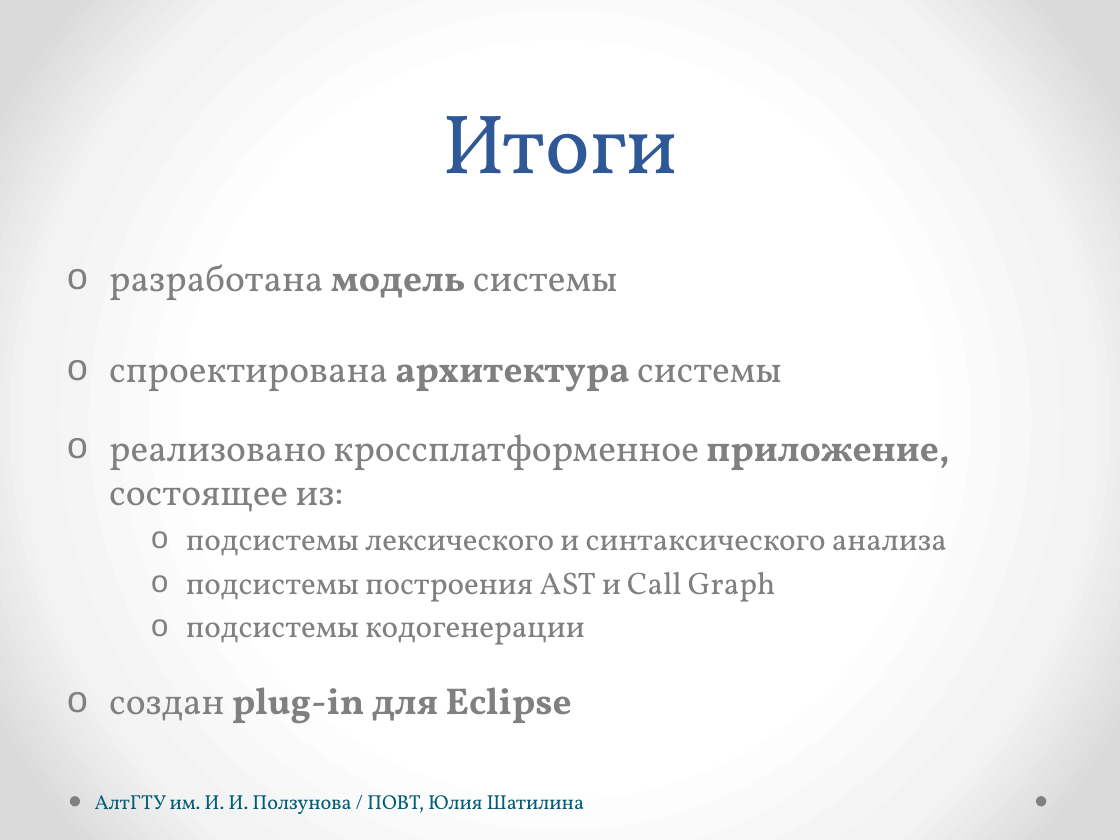
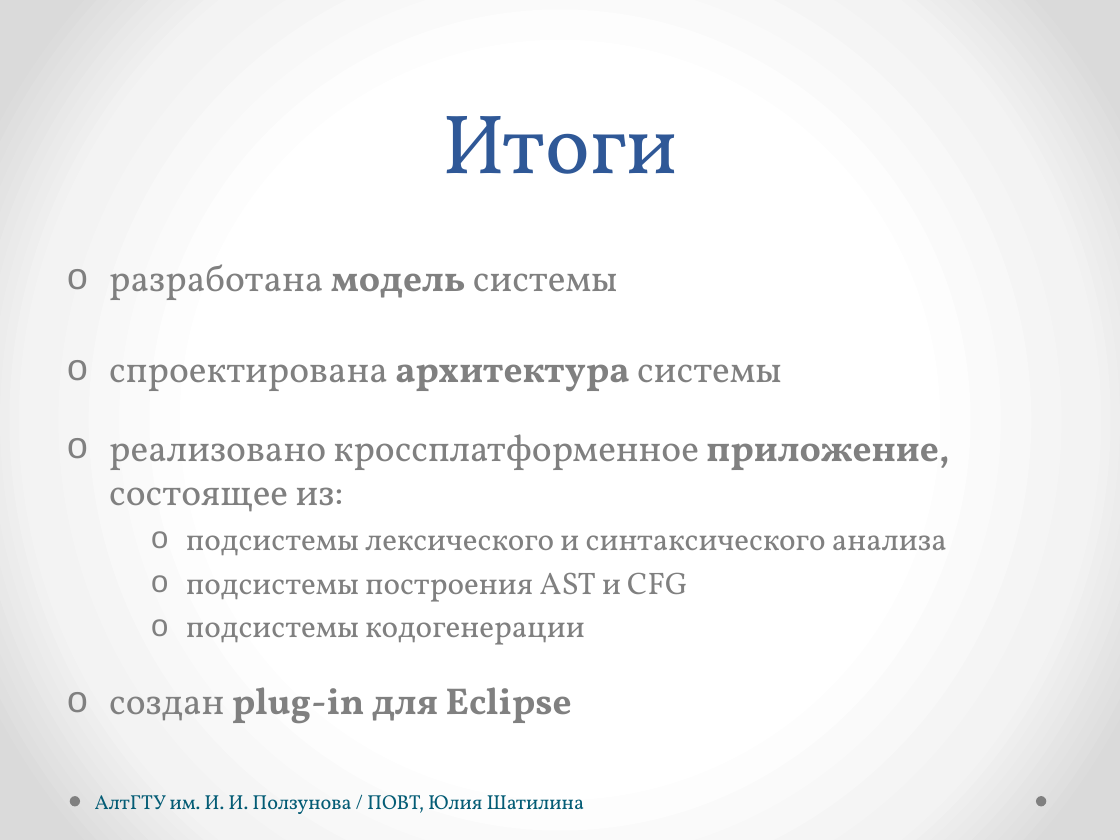
Before and after one commit to hisohito/proto-doc, a slide deck: slide 11 of shatilina.pptx. Drawn at 1120x840 pixels with LibreOffice and Linux fonts; fonts in the diff are those of the drawing. Boxes give left, top, right and bottom in pixels: in the first picture for what was removed or moved away, otherwise in the second. Text is boxed around its words. In the diff, an @@ line names an element or a change of style, - is before the commit and + after.

```diff
--- a/shatilina.pptx
+++ b/shatilina.pptx
@@ text at (186, 573, 688, 602): text changed @@
-      o подсистемы построения AST и Call Graph
+      o подсистемы построения AST и CFG
```
Also in this commit, not shown: 7 other slides changed, 10 other files.
